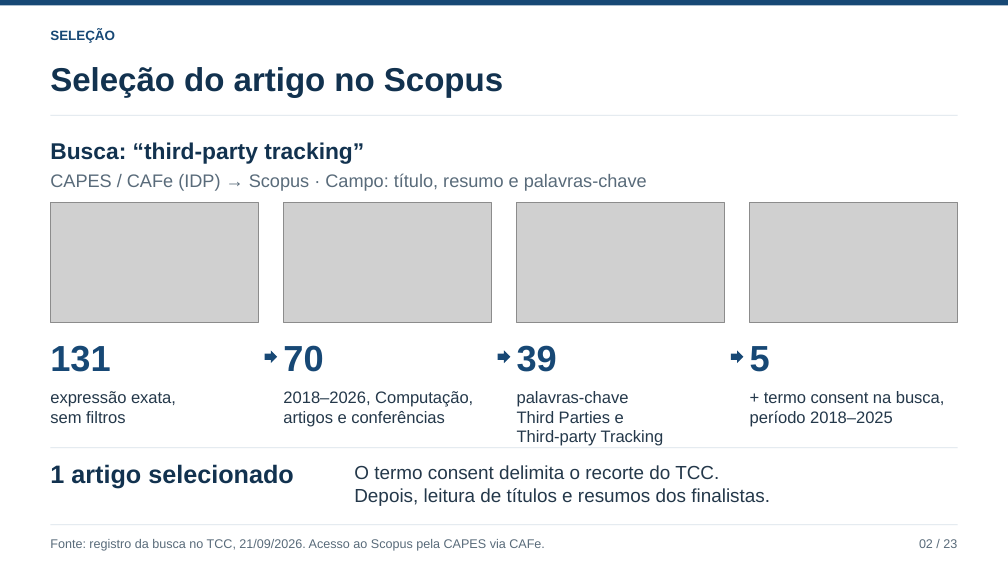
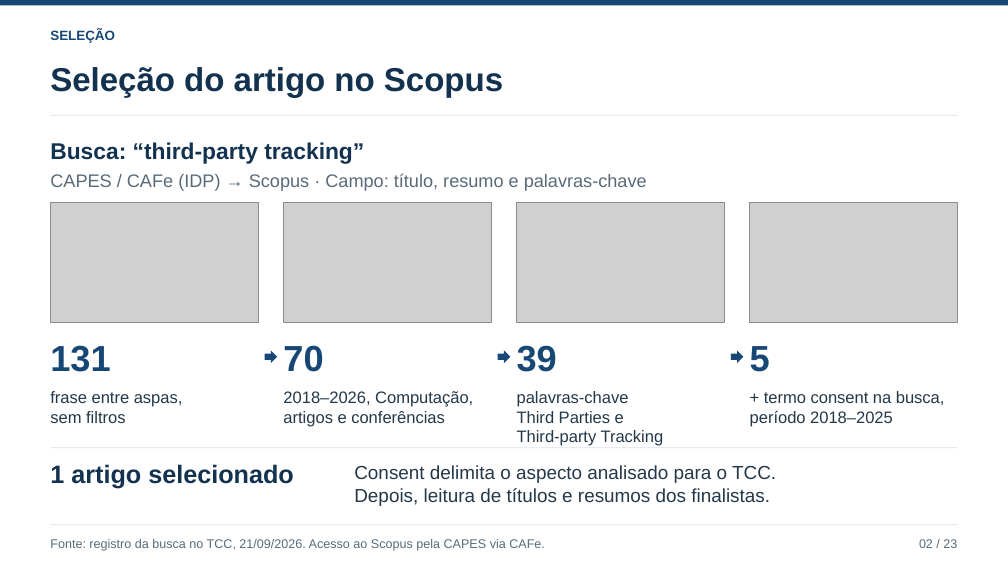
Before and after one commit to ClaudioAMF1/TCC, a slide deck: slide 2 of seminario/apresentacao/seminario-analise-de-artigo.pptx. Drawn at 1008x567 pixels with LibreOffice and Linux fonts; fonts in the diff are those of the drawing; grey boxes stand for pictures. Boxes give left, top, right and bottom in pixels: in the first picture for what was removed or moved away, otherwise in the second. Text is boxed around its words. In the diff, an @@ line names an element or a change of style, - is before the commit and + after.

```diff
--- a/seminario/apresentacao/seminario-analise-de-artigo.pptx
+++ b/seminario/apresentacao/seminario-analise-de-artigo.pptx
@@ text at bbox=[50, 391, 183, 407]: text changed @@
-expressão exata,
+frase entre aspas,
@@ text at bbox=[354, 465, 776, 483]: text changed @@
-O termo consent delimita o recorte do TCC.
+Consent delimita o aspecto analisado para o TCC.
```
Also in this commit, not shown: 12 other slides changed, 10 other files.
